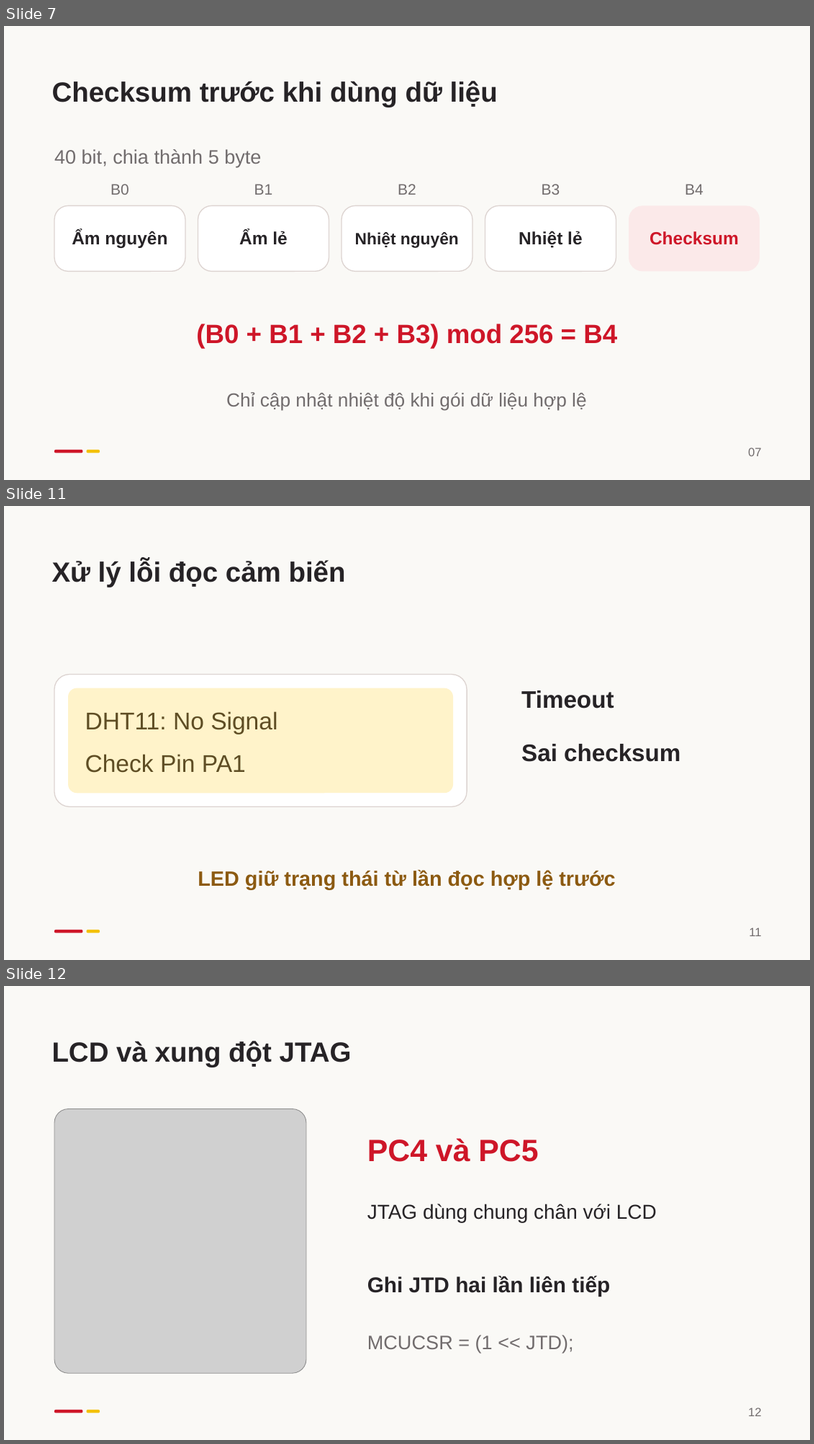
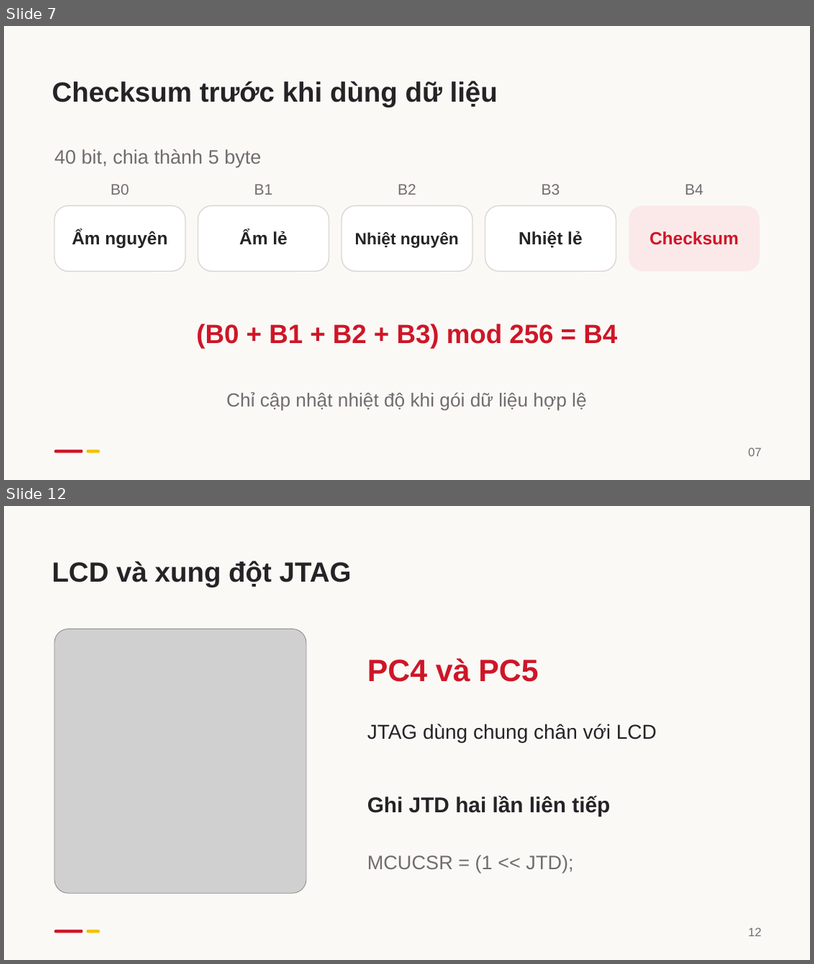
Before and after one commit to kudohieu1209/ET1-DA2, a slide deck: docs/report/slides/DA2_Bao_cao_HUST.pptx. Shown one above the other, each under a label of ours: slides 7, 11 and 12 before the commit, slides 7 and 12 after it; the slides between them are not shown. The pictures are 814x1444 and 814x964 pixels, drawn with LibreOffice and Linux fonts; fonts in the diff are those of the drawing; grey boxes stand for pictures. Boxes give left, top, right and bottom in pixels: in the first picture for what was removed or moved away, otherwise in the second. Text is boxed around its words. In the diff, an @@ line names an element or a change of style, - is before the commit and + after.

```diff
--- a/docs/report/slides/DA2_Bao_cao_HUST.pptx
+++ b/docs/report/slides/DA2_Bao_cao_HUST.pptx
@@ slide 11 removed at (4, 506, 810, 960), background #FAF9F6 @@
@@ text removed at (52, 560, 346, 587) @@
-Xử lý lỗi đọc cảm biến
@@ rounded rectangle removed at (54, 674, 467, 807) @@
@@ rounded rectangle removed at (68, 688, 453, 793) @@
@@ text removed at (522, 690, 614, 708) @@
-Timeout
@@ text removed at (85, 711, 278, 734) @@
-DHT11: No Signal
@@ text removed at (85, 754, 246, 772) @@
-Check Pin PA1
@@ text removed at (522, 744, 681, 762) @@
-Sai checksum
@@ text removed at (198, 870, 615, 889) @@
-LED giữ trạng thái từ lần đọc hợp lệ trước
@@ rounded rectangle removed at (54, 929, 82, 932) @@
@@ rounded rectangle removed at (86, 929, 100, 932) @@
@@ text removed at (749, 927, 761, 936) @@
-11
```
Also in this commit, not shown: 9 slides changed, 4 slides added, 6 other slides removed, 7 other files.
